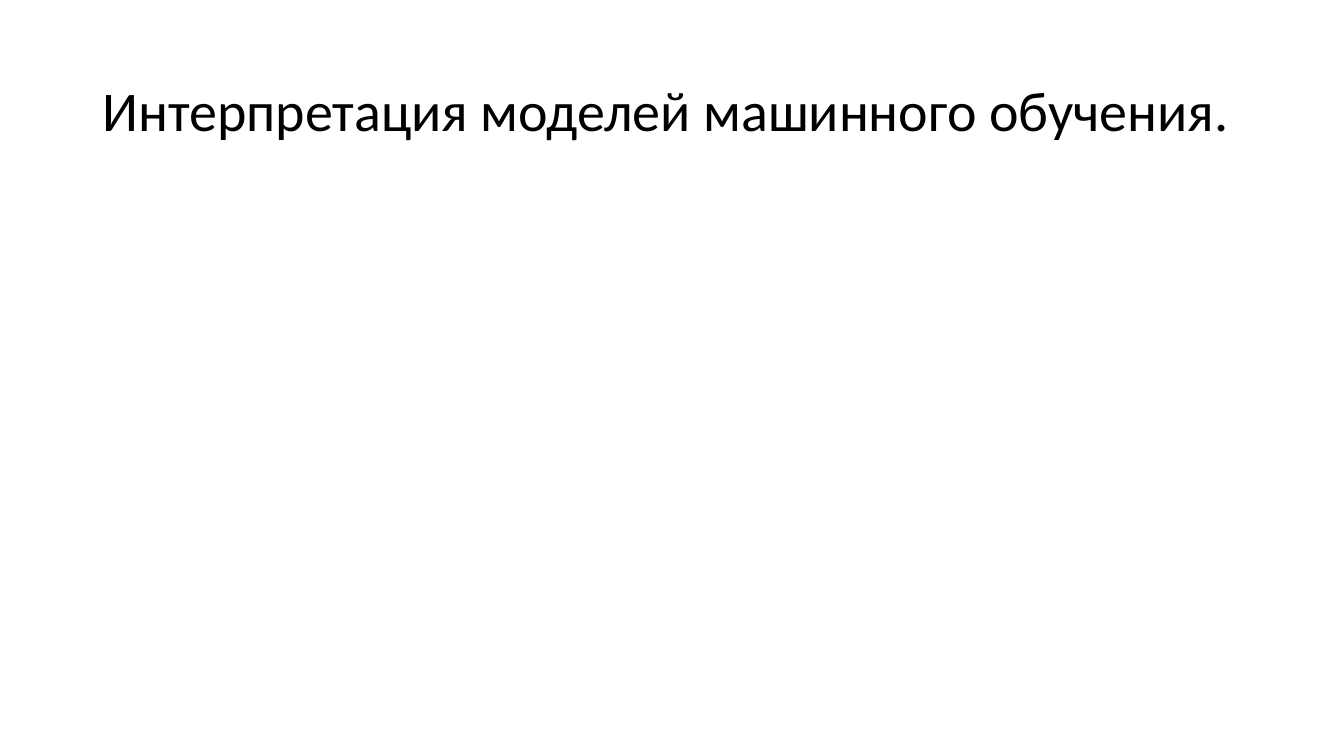
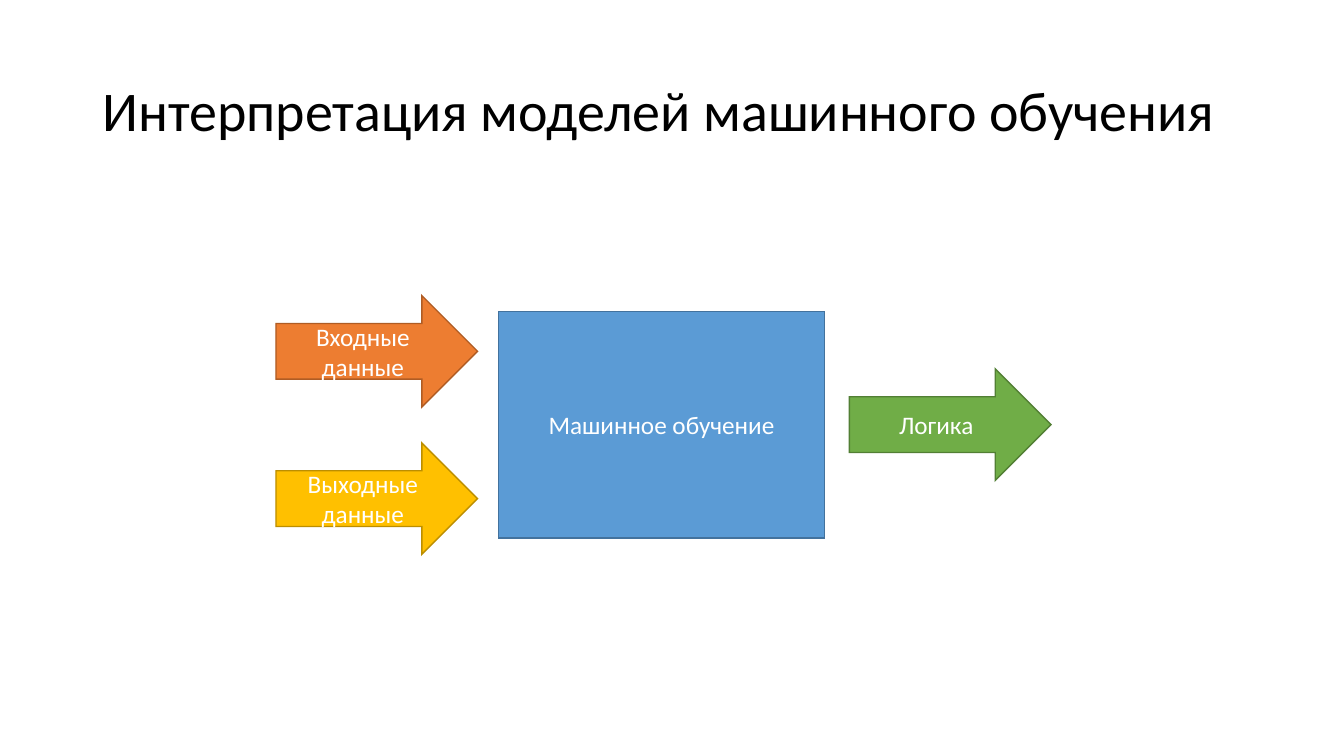
Before and after one commit to mosalov/AI_main_lectures, a slide deck: slide 32 of Лекция 1.pptx (slide 23 before the commit). Drawn at 1344x756 pixels with LibreOffice and Linux fonts; fonts in the diff are those of the drawing. Boxes give left, top, right and bottom in pixels: in the first picture for what was removed or moved away, otherwise in the second. Text is boxed around its words. In the diff, an @@ line names an element or a change of style, - is before the commit and + after.

```diff
--- a/Лекция 1.pptx
+++ b/Лекция 1.pptx
@@ title at [102, 93, 1214, 141]: text changed @@
-Интерпретация моделей машинного обучения.
+Интерпретация моделей машинного обучения
@@ group added at [276, 295, 1052, 555]: 3 right arrows, 1 rectangle @@
+Машинное обучение
+Входные
+данные
+Выходные
+данные
+Логика
```
Also in this commit, not shown: 5 other slides changed, 10 slides added.
